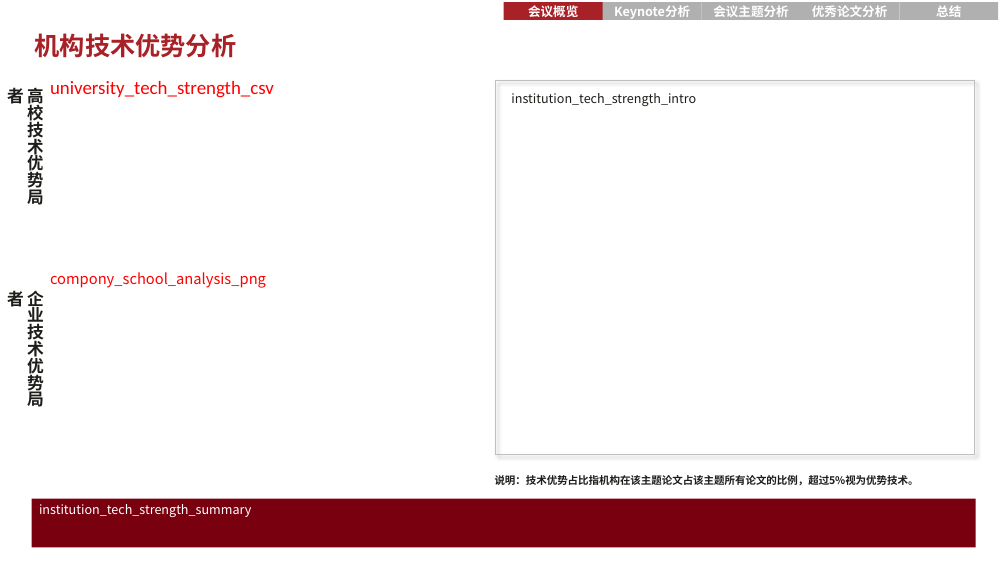
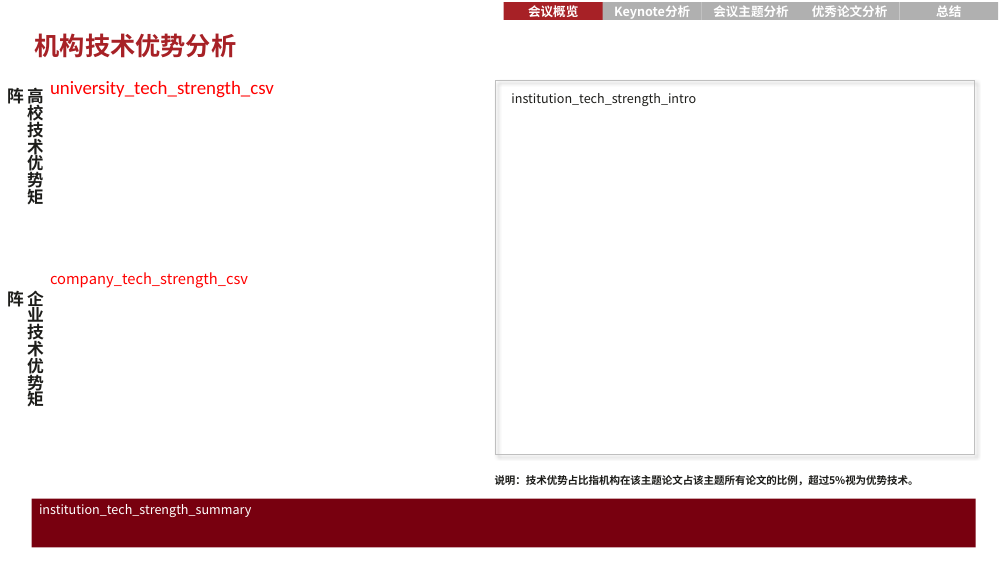
Before and after one commit to openeuler-mirror/deepInsight, a slide deck: slide 9 of templates/conference_template.pptx. Drawn at 1008x567 pixels with LibreOffice and Linux fonts; fonts in the diff are those of the drawing; background and template pictures are left out. Boxes give left, top, right and bottom in pixels: in the first picture for what was removed or moved away, otherwise in the second. Text is boxed around its words. In the diff, an @@ line names an element or a change of style, - is before the commit and + after.

```diff
--- a/templates/conference_template.pptx
+++ b/templates/conference_template.pptx
@@ text at [7, 85, 44, 307]: text changed @@
-高校技术优势局者
+高校技术优势矩阵
@@ text at [27, 290, 44, 410]: text changed @@
-企业技术优势局者
+企业技术优势矩阵
@@ text at [50, 272, 248, 288]: text changed @@
-compony_school_analysis_png
+company_tech_strength_csv
```
Also in this commit, not shown: 2 other slides changed, 3 other files.
